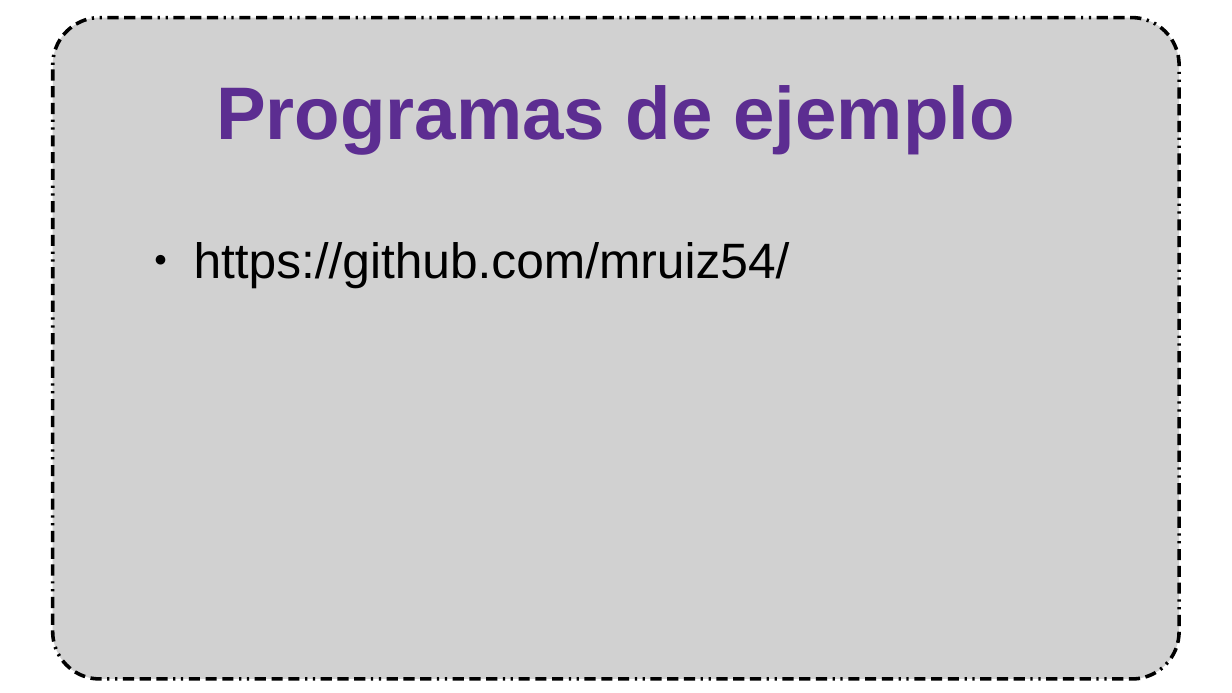
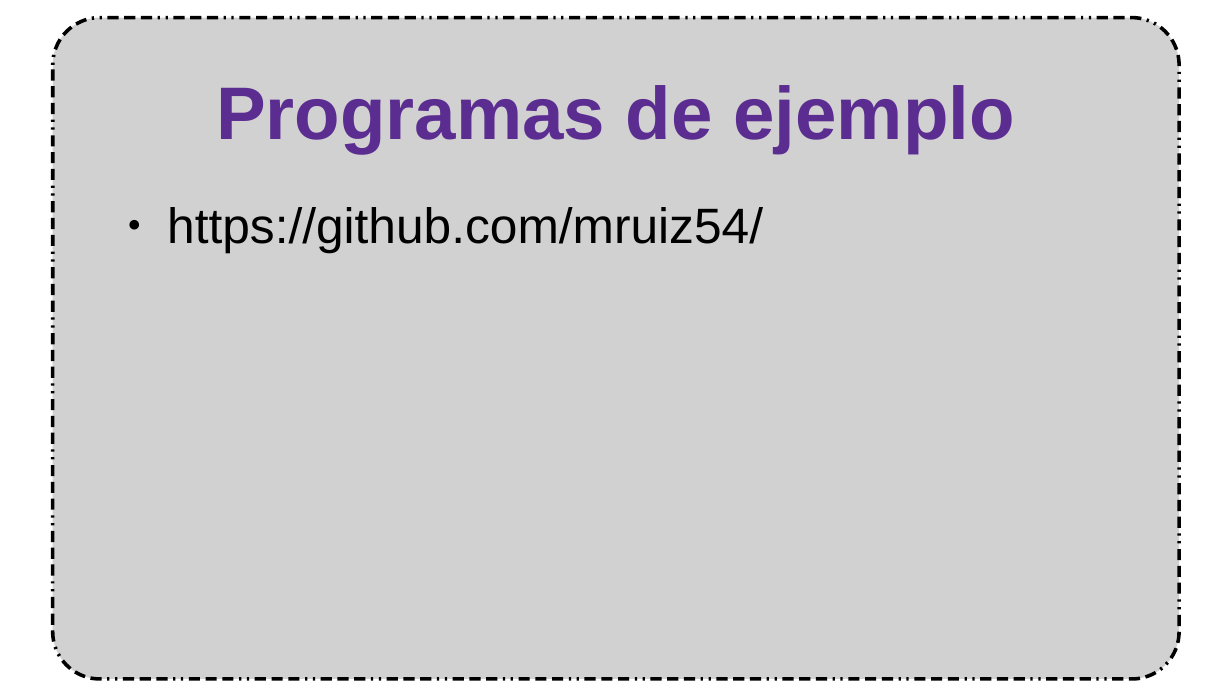
Before and after one commit to mruiz54/Ejercicios-Curso-de-Iniciaci-n-a-la-Programaci-n-en-Python, a slide deck: slide 7 of Presentación/Presentación Iniciación a Python.odp. Drawn at 1232x693 pixels with LibreOffice and Linux fonts; fonts in the diff are those of the drawing; background and template pictures are left out. Boxes give left, top, right and bottom in pixels: in the first picture for what was removed or moved away, otherwise in the second. Text is boxed around its words. In the diff, an @@ line names an element or a change of style, - is before the commit and + after.

```diff
--- a/Presentación/Presentación Iniciación a Python.odp
+++ b/Presentación/Presentación Iniciación a Python.odp
@@ text "https://github.com/mruiz54/" moved from (x1=194, y1=242, x2=790, y2=287) to (x1=167, y1=207, x2=763, y2=252) @@
```
Also in this commit, not shown: 3 other slides changed, 2 slides added, 1 other file.
